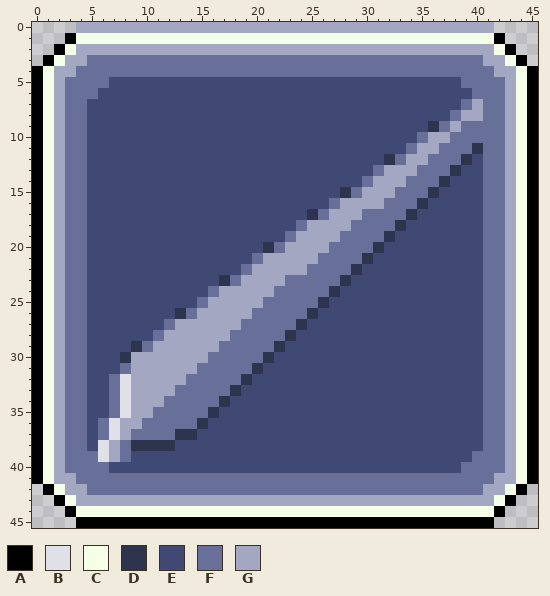
One commit to this pixel-art sprite: Buffs/buff/buffDLSB_Spellweaver_rope.png. The picture above was drawn from the file before the commit.
The file is 46x46 pixels.
Palette (. is transparent): A #000000  B #dfe0e8  C #f5ffe8  D #2c354d  E #404973  F #686f99  G #a3a7c2
Pixels before, first column x 0:
 0 ....GGGGGGGGGGGGGGGGGGGGGGGGGGGGGGGGGGGGGG....
 1 ...ACCCCCCCCCCCCCCCCCCCCCCCCCCCCCCCCCCCCCCA...
 2 ..ACGGGGGGGGGGGGGGGGGGGGGGGGGGGGGGGGGGGGGGCA..
 3 .ACGGFFFFFFFFFFFFFFFFFFFFFFFFFFFFFFFFFFFFGGCA.
 4 ACGGFFFFFFFFFFFFFFFFFFFFFFFFFFFFFFFFFFFFFFGGCA
 5 ACGFFFFEEEEEEEEEEEEEEEEEEEEEEEEEEEEEEEEFFFFGCA
 6 ACGFFFEEEEEEEEEEEEEEEEEEEEEEEEEEEEEEEEEEFFFGCA
 7 ACGFFEEEEEEEEEEEEEEEEEEEEEEEEEEEEEEEEEEFGFFGCA
 8 ACGFFEEEEEEEEEEEEEEEEEEEEEEEEEEEEEEEEEFGGFFGCA
 9 ACGFFEEEEEEEEEEEEEEEEEEEEEEEEEEEEEEEDFGFFFFGCA
10 ACGFFEEEEEEEEEEEEEEEEEEEEEEEEEEEEEEFGGFFFFFGCA
11 ACGFFEEEEEEEEEEEEEEEEEEEEEEEEEEEEEFGGFFFDFFGCA
12 ACGFFEEEEEEEEEEEEEEEEEEEEEEEEEEEDFGGFFFDEFFGCA
13 ACGFFEEEEEEEEEEEEEEEEEEEEEEEEEEFGGGFFFDEEFFGCA
14 ACGFFEEEEEEEEEEEEEEEEEEEEEEEEEFGGGFFFDEEEFFGCA
15 ACGFFEEEEEEEEEEEEEEEEEEEEEEEDFGGGFFFDEEEEFFGCA
16 ACGFFEEEEEEEEEEEEEEEEEEEEEEFGGGGFFFDEEEEEFFGCA
17 ACGFFEEEEEEEEEEEEEEEEEEEEDFGGGFFFFDEEEEEEFFGCA
18 ACGFFEEEEEEEEEEEEEEEEEEEFGGGGFFFFDEEEEEEEFFGCA
19 ACGFFEEEEEEEEEEEEEEEEEEFGGGGFFFFDEEEEEEEEFFGCA
20 ACGFFEEEEEEEEEEEEEEEEDFGGGGFFFFDEEEEEEEEEFFGCA
21 ACGFFEEEEEEEEEEEEEEEFGGGGGFFFFDEEEEEEEEEEFFGCA
22 ACGFFEEEEEEEEEEEEEEFGGGGGFFFFDEEEEEEEEEEEFFGCA
23 ACGFFEEEEEEEEEEEEDFGGGGFFFFFDEEEEEEEEEEEEFFGCA
24 ACGFFEEEEEEEEEEEFGGGGGFFFFFDEEEEEEEEEEEEEFFGCA
25 ACGFFEEEEEEEEEEFGGGGGFFFFFDEEEEEEEEEEEEEEFFGCA
26 ACGFFEEEEEEEEDFGGGGGFFFFFDEEEEEEEEEEEEEEEFFGCA
27 ACGFFEEEEEEEFGGGGGGFFFFFDEEEEEEEEEEEEEEEEFFGCA
28 ACGFFEEEEEEFGGGGGGFFFFFDEEEEEEEEEEEEEEEEEFFGCA
29 ACGFFEEEEDFGGGGGGFFFFFDEEEEEEEEEEEEEEEEEEFFGCA
30 ACGFFEEEDGGGGGGGFFFFFDEEEEEEEEEEEEEEEEEEEFFGCA
31 ACGFFEEEFGGGGGGFFFFFDEEEEEEEEEEEEEEEEEEEEFFGCA
32 ACGFFEEFBGGGGGFFFFFDEEEEEEEEEEEEEEEEEEEEEFFGCA
33 ACGFFEEFBGGGGFFFFFDEEEEEEEEEEEEEEEEEEEEEEFFGCA
34 ACGFFEEFBGGGFFFFFDEEEEEEEEEEEEEEEEEEEEEEEFFGCA
35 ACGFFEEFBGGFFFFFDEEEEEEEEEEEEEEEEEEEEEEEEFFGCA
36 ACGFFEFBGGFFFFFDEEEEEEEEEEEEEEEEEEEEEEEEEFFGCA
37 ACGFFEFBGFFFFDDEEEEEEEEEEEEEEEEEEEEEEEEEEFFGCA
38 ACGFFEBGFDDDDEEEEEEEEEEEEEEEEEEEEEEEEEEEEFFGCA
39 ACGFFFBGFEEEEEEEEEEEEEEEEEEEEEEEEEEEEEEEFFFGCA
40 ACGFFFFEEEEEEEEEEEEEEEEEEEEEEEEEEEEEEEEFFFFGCA
41 ACGGFFFFFFFFFFFFFFFFFFFFFFFFFFFFFFFFFFFFFFGGCA
42 .ACGGFFFFFFFFFFFFFFFFFFFFFFFFFFFFFFFFFFFFGGCA.
43 ..ACGGGGGGGGGGGGGGGGGGGGGGGGGGGGGGGGGGGGGGCA..
44 ...ACCCCCCCCCCCCCCCCCCCCCCCCCCCCCCCCCCCCCCA...
45 ....AAAAAAAAAAAAAAAAAAAAAAAAAAAAAAAAAAAAAA....
Now the later version:
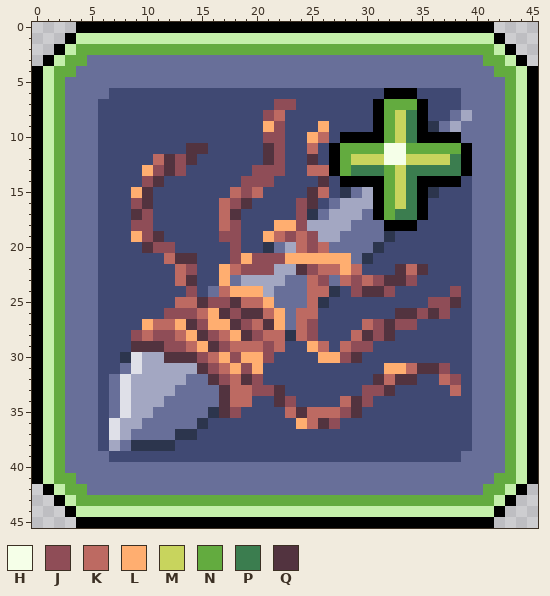
Colours new in this view: H #f5ffe8  J #8f4d57  K #bd6a62  L #ffae70  M #c8d45d  N #63ab3f  P #3b7d4f  Q #52333f
From the commit log: SIXTEEN BUFF SPRITES FML
Diff:
colour C: #f5ffe8 -> #c4efaa
y 0: x 4..41 GGGGGGGGGGGGGGGGGGGGGGGGGGGGGGGGGGGGGG -> AAAAAAAAAAAAAAAAAAAAAAAAAAAAAAAAAAAAAA
y 2: x 4..41 GGGGGGGGGGGGGGGGGGGGGGGGGGGGGGGGGGGGGG -> NNNNNNNNNNNNNNNNNNNNNNNNNNNNNNNNNNNNNN
y 3: x 3..4 GG -> NN; x 41..42 GG -> NN
y 4: x 2..3 GG -> NN; x 42..43 GG -> NN
y 5: x 2 G -> N; x 7..38 EEEEEEEEEEEEEEEEEEEEEEEEEEEEEEEE -> FFFFFFFFFFFFFFFFFFFFFFFFFFFFFFFF; x 43 G -> N
y 6: x 2 G -> N; x 6 E -> F; x 32..34 EEE -> AAA; x 39 E -> F; x 43 G -> N
y 7: x 2 G -> N; x 5 E -> F; x 22..23 EE -> JJ; x 31..35 EEEEE -> ANNNA; x 40 G -> F; x 43 G -> N
y 8: x 2 G -> N; x 5 E -> F; x 21..22 EE -> JK; x 31..35 EEEEE -> ANMPA; x 40 G -> F; x 43 G -> N
y 9: x 2 G -> N; x 5 E -> F; x 21..22 EE -> LJ; x 26 E -> L; x 31..35 EEEEE -> ANMPA; x 43 G -> N
y 10: x 2 G -> N; x 5 E -> F; x 21..22 EE -> JJ; x 25..26 EE -> LK; x 28..38 EEEEEEEFGGF -> AAAANMPAAAA; x 43 G -> N
y 11: x 2 G -> N; x 5 E -> F; x 14..15 EE -> QQ; x 21..22 EE -> QJ; x 25 E -> K; x 27..40 EEEEEEEFGGFFFD -> ANNNNHHNNNNNAF; x 43 G -> N
y 12: x 2 G -> N; x 5 E -> F; x 11..14 EEEE -> KQJQ; x 21..22 EE -> QJ; x 25 E -> Q; x 27..40 EEEEEDFGGFFFDE -> ANMMMHHMMMMPAF; x 43 G -> N
y 13: x 2 G -> N; x 5 E -> F; x 10..13 EEEE -> LJQJ; x 20..22 EEE -> JJJ; x 25..40 EEEEEEFGGGFFFDEE -> KKANPPPNMPPPPPAF; x 43 G -> N
y 14: x 2 G -> N; x 5 E -> F; x 10..11 EE -> JQ; x 19..21 EEE -> JJJ; x 26 E -> Q; x 28..38 EEFGGGFFFDE -> AAAANMPAAAA; x 40 E -> F; x 43 G -> N
y 15: x 2 G -> N; x 5 E -> F; x 9..10 EE -> LQ; x 18..20 EEE -> KJK; x 25..26 EE -> QK; x 31..35 GGFFF -> ANMPA; x 40 E -> F; x 43 G -> N
y 16: x 2 G -> N; x 5 E -> F; x 9..10 EE -> JQ; x 17..19 EEE -> KJQ; x 24..25 EE -> JQ; x 31..35 GFFFD -> ANMPA; x 40 E -> F; x 43 G -> N
y 17: x 2 G -> N; x 5 E -> F; x 9..10 EE -> QJ; x 17..18 EE -> KQ; x 24 E -> J; x 31..35 FFFDE -> ANPPA; x 40 E -> F; x 43 G -> N
y 18: x 2 G -> N; x 5 E -> F; x 9..10 EE -> JJ; x 17..18 EE -> KJ; x 22..24 EEF -> LLJ; x 32..34 FDE -> AAA; x 40 E -> F; x 43 G -> N
y 19: x 2 G -> N; x 5 E -> F; x 9..11 EEE -> LJQ; x 17..18 EE -> JJ; x 21..25 EEFGG -> LKJKJ; x 40 E -> F; x 43 G -> N
y 20: x 2 G -> N; x 5 E -> F; x 10..12 EEE -> QJJ; x 18 E -> J; x 24..26 GGG -> KJK; x 40 E -> F; x 43 G -> N
y 21: x 2 G -> N; x 5 E -> F; x 12..14 EEE -> KQQ; x 18..28 EEFGGGGGFFF -> JLJJJLLLLLL; x 40 E -> F; x 43 G -> N
y 22: x 2 G -> N; x 5 E -> F; x 13..14 EE -> KJ; x 17..21 EEFGG -> LKJJJ; x 24..29 GFFFFD -> QJKKLK; x 33..35 EEE -> QKQ; x 40 E -> F; x 43 G -> N
y 23: x 2 G -> N; x 5 E -> F; x 13..14 EE -> KQ; x 17 D -> L; x 25..26 FF -> KJ; x 28..34 DEEEEEE -> KJKJQQJ; x 40 E -> F; x 43 G -> N
y 24: x 2 G -> N; x 5 E -> F; x 14 E -> J; x 17..20 GGGG -> KLLL; x 25..26 FF -> KK; x 29..32 EEEE -> JQQJ; x 38 E -> J; x 40 E -> F; x 43 G -> N
y 25: x 2 G -> N; x 5 E -> F; x 13..21 EEFGGGGGF -> KKQJJQKKL; x 25 F -> K; x 36..38 EEE -> JJQ; x 40 E -> F; x 43 G -> N
y 26: x 2 G -> N; x 5 E -> F; x 12..22 EDFGGGGGFFF -> JJJKLQJQQKL; x 24..25 FD -> KK; x 33..37 EEEEE -> QQJQJ; x 40 E -> F; x 43 G -> N
y 27: x 2 G -> N; x 5 E -> F; x 10..22 EEFGGGGGGFFFF -> LKKLQJLLQJKQL; x 24..25 DE -> KJ; x 30..34 EEEEE -> KJQJJ; x 40 E -> F; x 43 G -> N
y 28: x 2 G -> N; x 5 E -> F; x 9..22 EEFGGGGGGFFFFF -> JKJJKLQJKLQJKK; x 24..25 EE -> KJ; x 29..32 EEEE -> KQJQ; x 40 E -> F; x 43 G -> N
y 29: x 2 G -> N; x 5 E -> F; x 9..22 DFGGGGGGFFFFFD -> QQQJJKLQJKKKJK; x 25..26 EE -> LK; x 28..30 EEE -> KJJ; x 40 E -> F; x 43 G -> N
y 30: x 2 G -> N; x 5 E -> F; x 9 G -> B; x 12..21 GGGGFFFFFD -> QQQJKLJLLJ; x 26..29 EEEE -> LLJQ; x 40 E -> F; x 43 G -> N
y 31: x 2 G -> N; x 5 E -> F; x 9 G -> B; x 15..20 FFFFFD -> QJKLJL; x 32..37 EEEEEE -> LLKQQJ; x 40 E -> F; x 43 G -> N
y 32: x 2 G -> N; x 5 E -> F; x 16..20 FFFDE -> QJKQJ; x 31..34 EEEE -> QKQQ; x 37..38 EE -> KJ; x 40 E -> F; x 43 G -> N
y 33: x 2 G -> N; x 5 E -> F; x 17..22 FDEEEE -> QKKJJQ; x 30..32 EEE -> JJQ; x 38 E -> K; x 40 E -> F; x 43 G -> N
y 34: x 2 G -> N; x 5 E -> F; x 17..19 DEE -> QKK; x 22..23 EE -> QJ; x 28..30 EEE -> KQJ; x 40 E -> F; x 43 G -> N
y 35: x 2 G -> N; x 5 E -> F; x 17..18 EE -> QJ; x 23..29 EEEEEEE -> KQKKKJQ; x 40 E -> F; x 43 G -> N
y 36: x 2 G -> N; x 5..6 EF -> FE; x 24..27 EEEE -> LKQJ; x 40 E -> F; x 43 G -> N
y 37: x 2 G -> N; x 5..6 EF -> FE; x 40 E -> F; x 43 G -> N
y 38: x 2 G -> N; x 5..6 EB -> FE; x 40 E -> F; x 43 G -> N
y 39: x 2 G -> N; x 6..8 BGF -> FEE; x 39 E -> F; x 43 G -> N
y 40: x 2 G -> N; x 7..38 EEEEEEEEEEEEEEEEEEEEEEEEEEEEEEEE -> FFFFFFFFFFFFFFFFFFFFFFFFFFFFFFFF; x 43 G -> N
y 41: x 2..3 GG -> NN; x 42..43 GG -> NN
y 42: x 3..4 GG -> NN; x 41..42 GG -> NN
y 43: x 4..41 GGGGGGGGGGGGGGGGGGGGGGGGGGGGGGGGGGGGGG -> NNNNNNNNNNNNNNNNNNNNNNNNNNNNNNNNNNNNNN
Where, in picture pixels (left, top, right, bottom), the same in both pictures:
changed: (43, 22, 527, 517)
